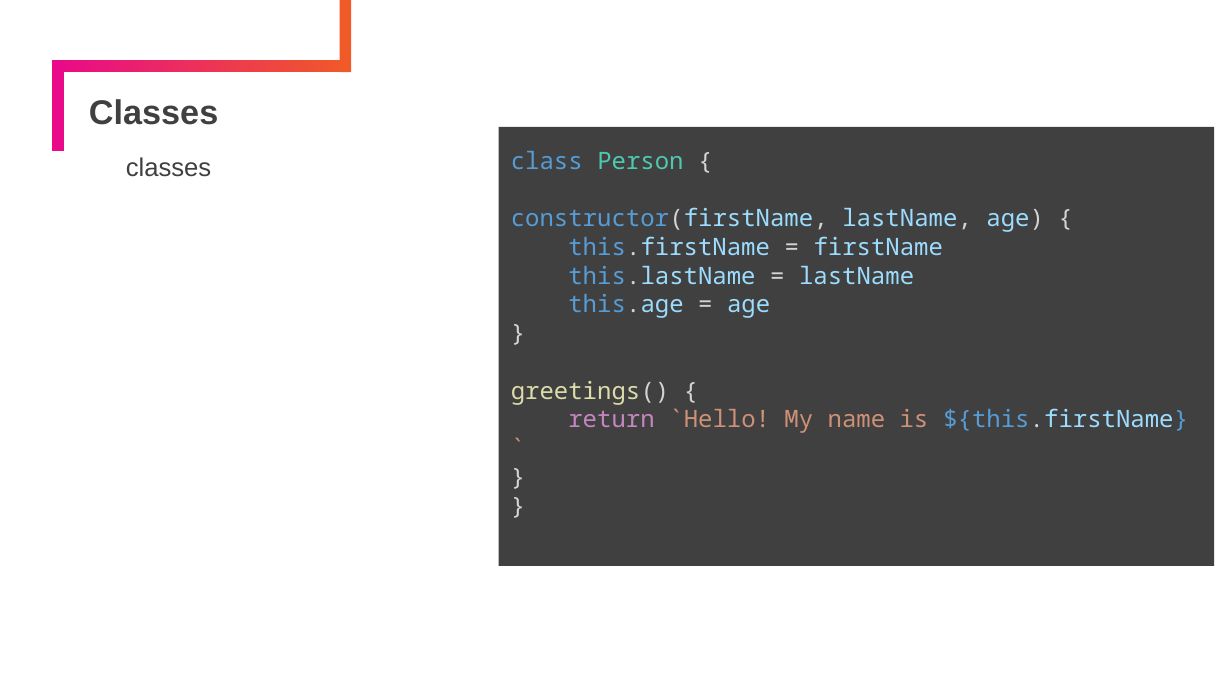
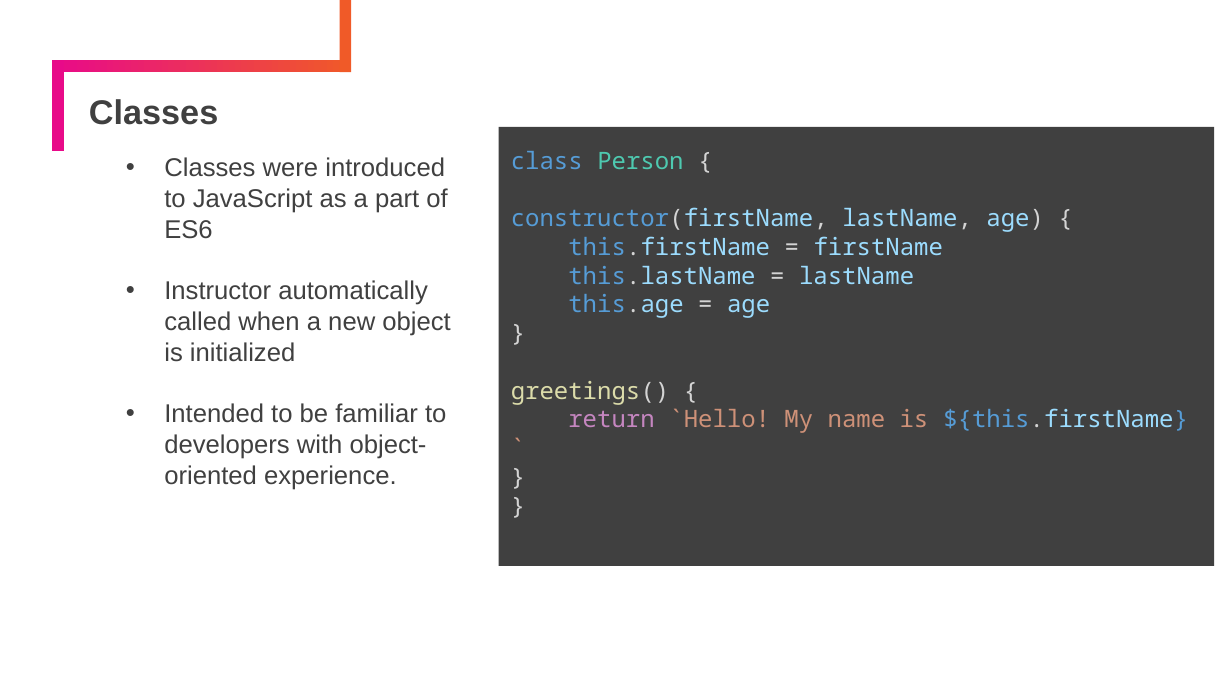
Before and after one commit to timmkellogg/ntrs-react-fundamentals, a slide deck: slide 13 of day-1/slides/ppt/JavaScript Review.pptx. Drawn at 1232x693 pixels with LibreOffice and Linux fonts; fonts in the diff are those of the drawing. Boxes give left, top, right and bottom in pixels: in the first picture for what was removed or moved away, otherwise in the second. Text is boxed around its words. In the diff, an @@ line names an element or a change of style, - is before the commit and + after.

Commit message:
update class slide

```diff
--- a/day-1/slides/ppt/JavaScript Review.pptx
+++ b/day-1/slides/ppt/JavaScript Review.pptx
@@ subtitle at bbox=[164, 157, 450, 490]: text changed @@
-classes
+• Classes were introduced to JavaScript as a part of ES6
+• Instructor automatically called when a new object is initialized
+• Intended to be familiar to developers with object-oriented experience.
```
Also in this commit, not shown: 1 other file.
